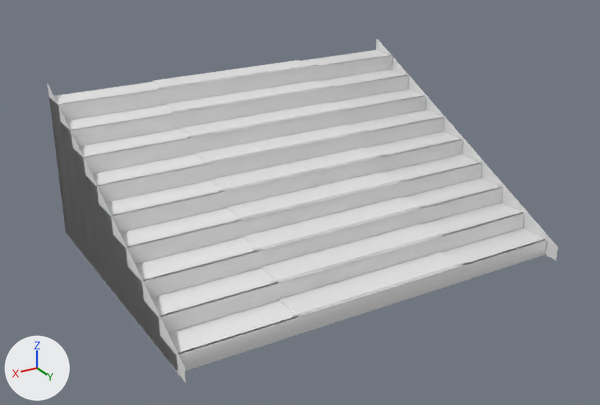
Renders of the glTF model wings/aria/models/stair_pit.glb from each side of a commit.
Camera for both pictures: a 50 mm lens placed at (7.99, 10.36, 7.6), pointed at (0.21, -2.6, 1.12). Arrows for +X, +Y and +Z are at lower left; the lights stay in place. The older version comes first. Vertices at exactly the same position are counted once.

Script lines for the objects in view, before the commit:
```python
me_stair = bpy.data.meshes.new('stair')
me_stair.from_pydata(...)  # 763 vertices, 1372 faces; spans x -4.0..4.0, y -6.01..0.3, z 0.0..3.3
# faces by material slot: [1080, 108, 180, 4]
me_stair.materials.append(mat_marble_ivory)  # white #e7e7e7
me_stair.materials.append(mat_velvet)  # white #e7e7e7
me_stair.materials.append(mat_brass)  # white #e7e7e7
me_stair.materials.append(mat_marble_teal)  # white #e7e7e7
ob_stair = bpy.data.objects.new('stair', me_stair)
ob_stair.location = (0.0, 0.0, 0.0)
```
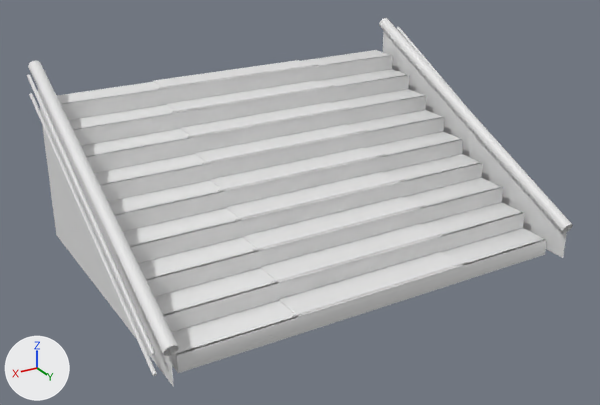
The edits, one by one:
Material 'gilt' (mat_gilt) is new.
Its base color is (0.8, 0.8, 0.8) (white #e7e7e7).
me_stair is used by ob_stair; location (0.0, 0.0, 0.0).
me_stair had 763 vertices, 1372 faces and spanned x -4.0..4.0, y -6.01..0.3, z 0.0..3.3.
me_stair now has 871 vertices, 1500 faces and spans x -4.44..4.44, y -6.05..0.35, z 0.0..3.76.
me_stair part 1: a new loose piece of 30 vertices spanning x -4.33..-4.07, y -6.05..0.35, z 0.54..3.76, in mat_gilt (white #e7e7e7).
me_stair part 2: a new loose piece of 30 vertices spanning x 4.07..4.33, y -6.05..0.35, z 0.54..3.76, in mat_gilt (white #e7e7e7).
Part 3, on me_stair:
8 vertices move from x -4.0..4.0, y -6.0..0.3, z 0.0..3.3 to x -4.2..4.2, y -6.0..0.3, z 0.0..3.65.
24 vertices are added at x -4.44..4.44, y -5.71..-5.69, z 3.15..3.58.
24 new vertices lie (0.0, 5.8, -3.0) away from vertices in x -4.44..4.44, y -5.71..-5.69, z 3.15..3.58.
48 new faces join them, mat_gilt (white #e7e7e7).
me_stair gains material mat_gilt (white #e7e7e7).

Where the change shows, as pixel boxes (x1, y1, x2, y2) in the pictures (600 x 405 px):
'stair', reshaped (7% wider, 7% taller): before (47, 39, 558, 383); after (27, 18, 573, 387)
part 1 of me_stair, added: after (379, 18, 573, 233)
part 2 of me_stair, added: after (28, 60, 179, 356)
part 3 of me_stair, built on: before (47, 39, 558, 383); after (27, 27, 567, 387)
